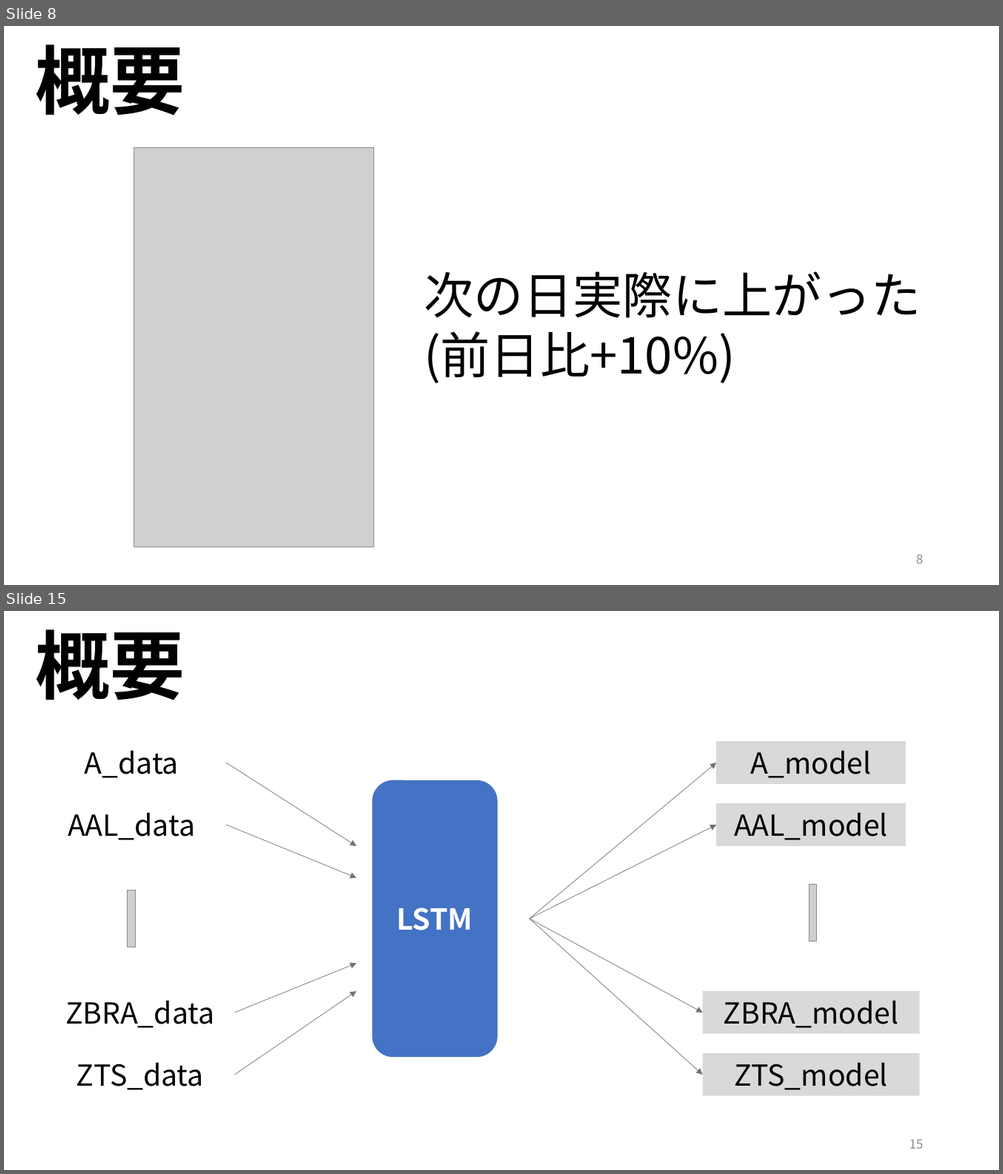
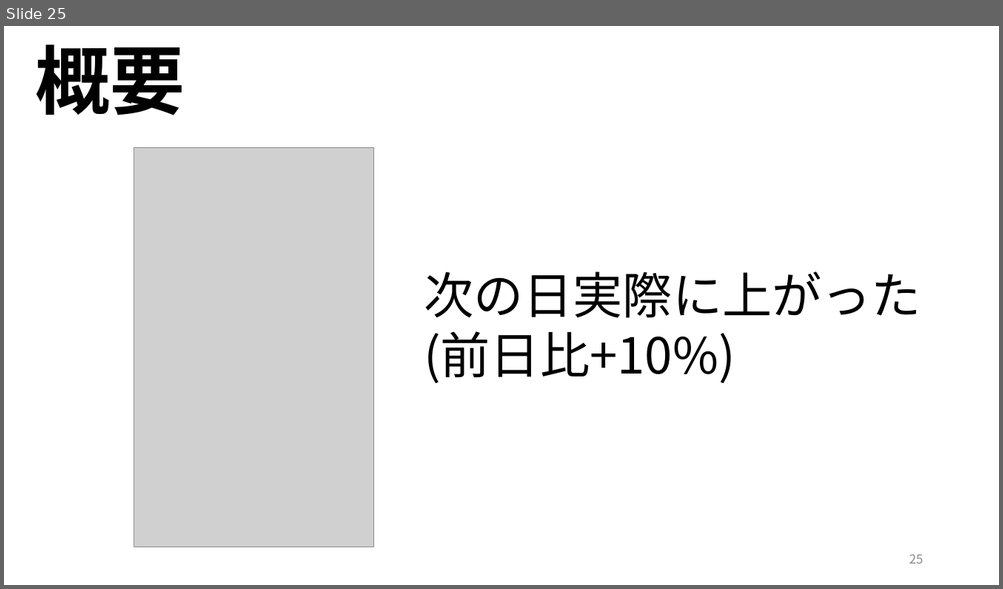
Before and after one commit to ryoww/PBL_stock, a slide deck: 最終報告.pptx. Shown one above the other, each under a label of ours: slides 8 and 15 before the commit, slide 25 after it; the slides between them are not shown. The pictures are 1003x1174 and 1003x589 pixels, drawn with LibreOffice and Linux fonts; fonts in the diff are those of the drawing; grey boxes stand for pictures. Boxes give left, top, right and bottom in pixels: in the first picture for what was removed or moved away, otherwise in the second. Text is boxed around its words. In the diff, an @@ line names an element or a change of style, - is before the commit and + after.

```diff
--- a/最終報告.pptx
+++ b/最終報告.pptx
@@ slide 15 removed at (4,611,999,1170), background #FFFFFF @@
@@ text removed at (36,629,185,701) @@
-概要
@@ rectangle removed at (717,741,906,784) @@
-A_model
@@ text removed at (85,750,179,778) @@
-A_data
@@ arrow removed from (226, 763) to (356, 846) @@
@@ arrow removed from (529, 919) to (717, 763) @@
@@ rounded rectangle removed at (372,780,497,1057) @@
@@ rectangle removed at (717,803,906,846) @@
-AAL_model
@@ text removed at (68,812,195,840) @@
-AAL_data
@@ arrow removed from (226, 825) to (356, 878) @@
@@ arrow removed from (529, 919) to (717, 825) @@
@@ picture removed at (128,890,136,948) @@
@@ picture removed at (809,884,817,942) @@
@@ text removed at (397,908,473,931) @@
-LSTM
@@ arrow removed from (529, 919) to (703, 1013) @@
@@ arrow removed from (529, 919) to (703, 1075) @@
@@ arrow removed from (235, 1013) to (356, 964) @@
@@ text removed at (65,1000,214,1028) @@
-ZBRA_data
@@ arrow removed from (235, 1075) to (356, 991) @@
@@ rectangle removed at (703,991,919,1034) @@
-ZBRA_model
@@ rectangle removed at (703,1054,919,1096) @@
-ZTS_model
@@ text removed at (77,1062,204,1091) @@
-ZTS_data
@@ page number removed at (909,1140,923,1149) @@
-15
@@ what was slide 8 is now slide 25 @@
@@ page number at (909,554,923,564): text changed @@
-8
+25
```
Also in this commit, not shown: 12 slides changed, 6 slides added, 1 other file.
